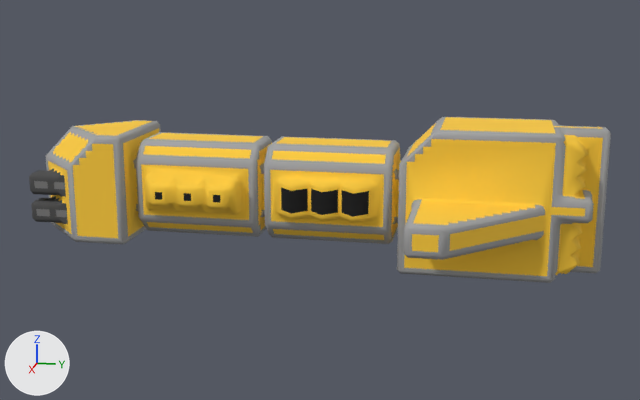
Renders of the OBJ model src/jsMain/resources/meshes/mechyrdia-3-kozachnia-class.obj from each side of a commit.
Rendered twice from a 50 mm lens placed at (116.4, 24.8, -28.6), pointed at (0.1, 1.6, -57.7). The lights are fixed; the arrows at lower left show +X, +Y and +Z. Where no turn or scale is listed for an object, it has been applied to the vertices.

The older version as bpy lines, for what is in view:
```python
me_mechyrdia_3_kozachnia_class = bpy.data.meshes.new('mechyrdia-3-kozachnia-class')
me_mechyrdia_3_kozachnia_class.from_pydata(...)  # 1792 vertices, 3271 faces; spans x -18.5..18.5, y -39.0..39.0, z -65.6..-46.5
me_mechyrdia_3_kozachnia_class.materials.append(mat_mechyrdia_3_kozachnia_class)
ob_mechyrdia_3_kozachnia_class = bpy.data.objects.new('mechyrdia-3-kozachnia-class', me_mechyrdia_3_kozachnia_class)
ob_mechyrdia_3_kozachnia_class.location = (0.0, 0.0, 0.0)
```
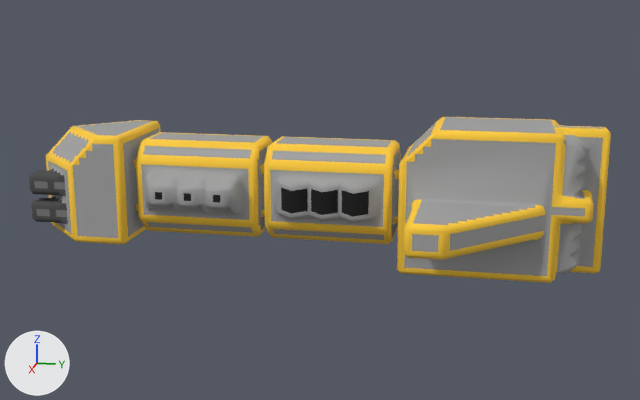
The newer file is also turned or shifted as a whole; pictures and numbers use the older file's frame.

Where the change shows, as pixel boxes (x1, y1, x2, y2) in the pictures (640 x 400 px; the box of a moved part takes in the faces that stretch with it):
part 1 of me_mechyrdia_3_kozachnia_class, moved or reshaped
    before: (53, 138, 95, 235)
    after: (54, 172, 71, 238)
part 2 of me_mechyrdia_3_kozachnia_class, moved or reshaped
    before: (353, 138, 545, 231)
    after: (324, 181, 582, 258)
part 3 of me_mechyrdia_3_kozachnia_class, surface changed
    both: (46, 117, 611, 283)

Diff of the bpy script that builds the scene:
```diff
--- a/src/jsMain/resources/meshes/mechyrdia-3-kozachnia-class.obj.py
+++ b/src/jsMain/resources/meshes/mechyrdia-3-kozachnia-class.obj.py
@@ me_mechyrdia_3_kozachnia_class @@
 # used by ob_mechyrdia_3_kozachnia_class; location = (0.0, 0.0, 0.0)
-me_mechyrdia_3_kozachnia_class.from_pydata(...)  # 1792 vertices, 3271 faces; spans x -18.5..18.5, y -39.0..39.0, z -65.6..-46.5
+me_mechyrdia_3_kozachnia_class.from_pydata(...)  # 1785 vertices, 3267 faces; spans x -18.5..18.5, y -39.0..39.0, z -65.6..-46.6
+# me_mechyrdia_3_kozachnia_class part 1: 2 vertices moved from x -4.0..-3.7, y -35.5..-35.0, z -58.3..-58.0 to x -4.5..-4.0, y -35.2..-34.5, z -58.3..-58.1; 11 vertices removed from x -6.0..7.5, y -38.0..-29.2, z -63.1..-49.3; 5 vertices added at x -5.0..5.0, y -37.5..-34.2, z -63.5..-54.3
+# me_mechyrdia_3_kozachnia_class part 2: 9 vertices removed from x -8.0..12.5, y 0.0..33.0, z -58.1..-47.1; 8 vertices added at x -18.0..10.5, y 5.0..35.5, z -64.1..-53.6
+# me_mechyrdia_3_kozachnia_class part 3: 2582 kept faces spanning x -18.5..18.5, y -39.0..39.0, z -65.6..-46.6 get new texture (UV) coordinates
 me_mechyrdia_3_kozachnia_class.materials.append(mat_mechyrdia_3_kozachnia_class)
```
